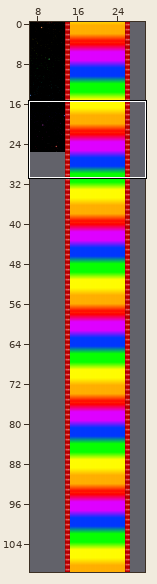
Tiled map -- data/map/bonus_level.tmx. The picture above shows the old version from afar; the outline marks the close-up.
Close-up. As it was:
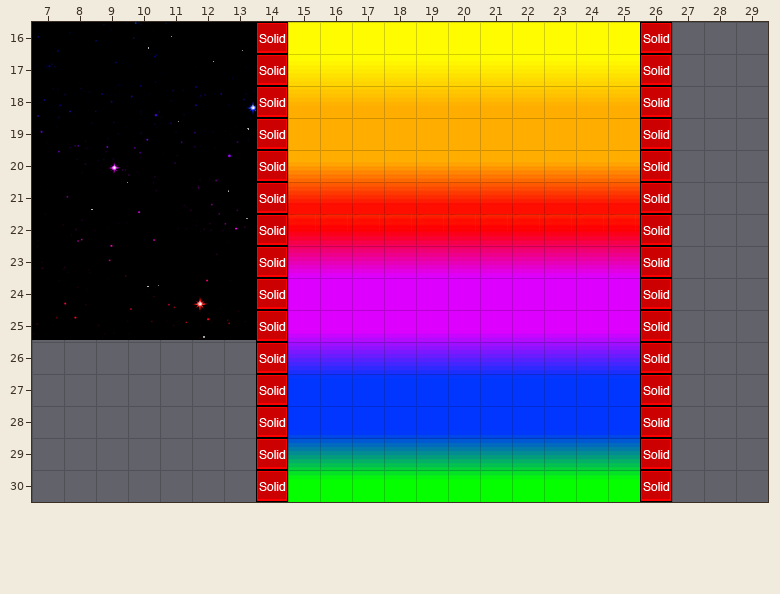
Cells are 32x32 px. Shown: x 7..29, y 16..30.
The result:
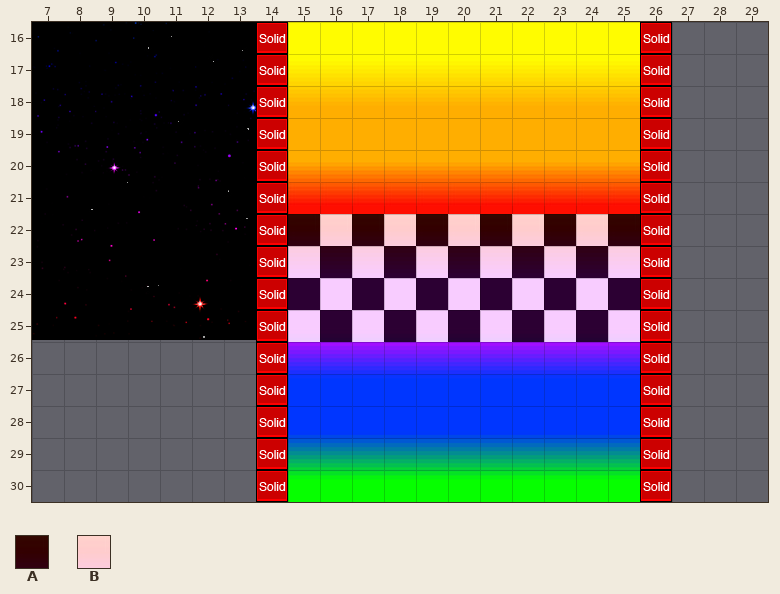
Key: from "bonus": A 17, B 23.
_ is an empty cell.
Tiles of an added or newly shown layer are drawn over the layers below it.
See-through tiles are keyed as they look on the map.
The commit says: bonus stage set up
The exact change:
Layer "FinishLine" (added):
y 22: x 15..25 ___________ -> ABABABABABA
y 23: x 15..25 ___________ -> BABABABABAB
y 24: x 15..25 ___________ -> ABABABABABA
y 25: x 15..25 ___________ -> BABABABABAB
